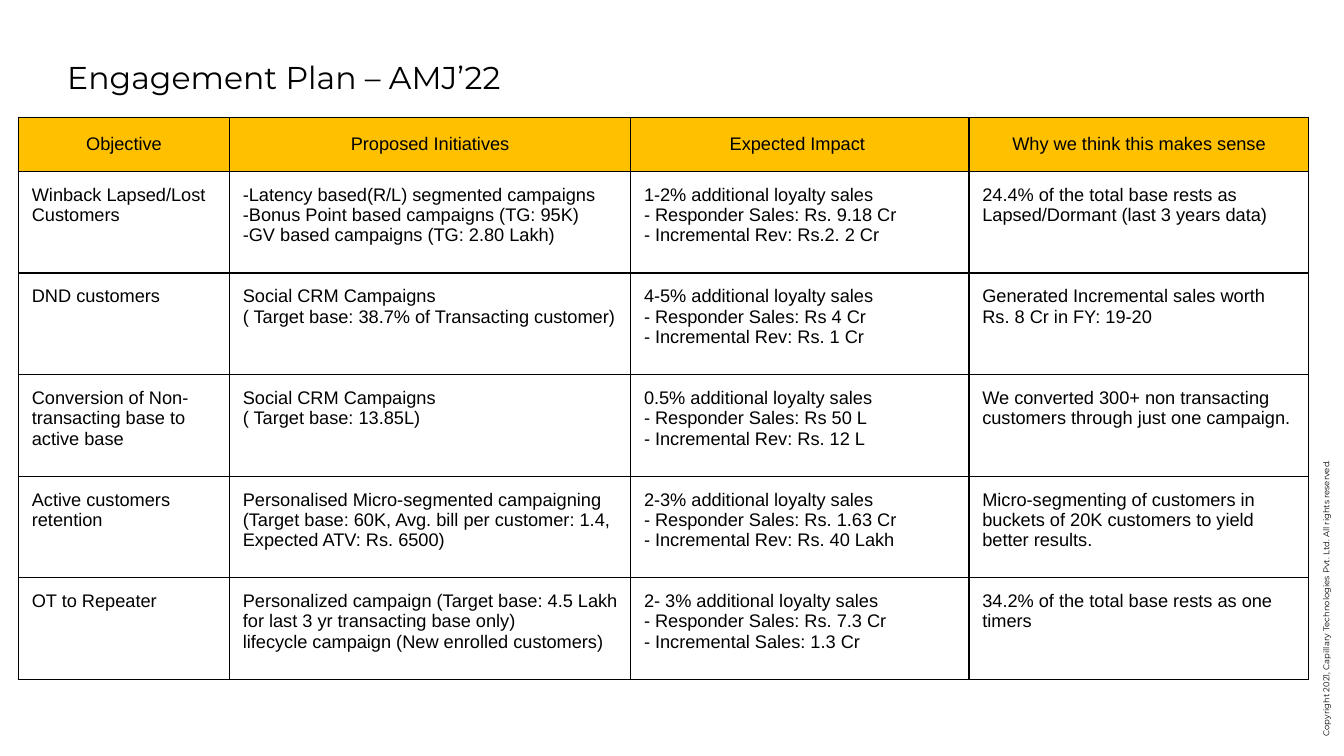
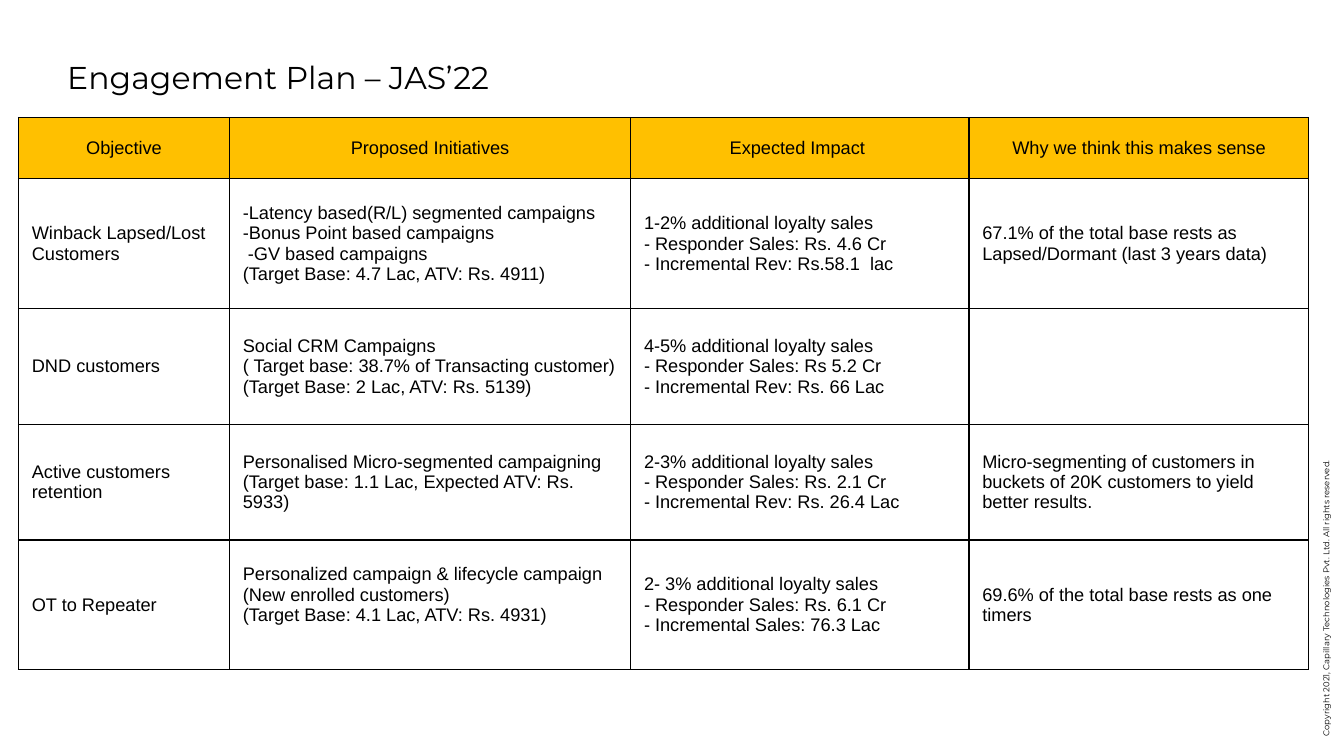
Before and after one commit to akhil-kumar-capillary/Linen-Club, a slide deck: slide 5 of Decks/LC QBR AMJ'22.pptx. Drawn at 1344x756 pixels with LibreOffice and Linux fonts; fonts in the diff are those of the drawing; background and template pictures are left out. Boxes give left, top, right and bottom in pixels: in the first picture for what was removed or moved away, otherwise in the second. Text is boxed around its words. In the diff, an @@ line names an element or a change of style, - is before the commit and + after.

```diff
--- a/Decks/LC QBR AMJ'22.pptx
+++ b/Decks/LC QBR AMJ'22.pptx
@@ title at bbox=[67, 65, 489, 96]: text changed @@
-Engagement Plan – AMJ’22
+Engagement Plan – JAS’22
@@ table at bbox=[18, 117, 1309, 669] @@
-row 2: Winback Lapsed/Lost Customers | -Latency based(R/L) segmented campaigns / -Bonus Point based campaigns (TG: 95K) / -GV based campaigns (TG: 2.80 Lakh) | 1-2% additional loyalty sales / - Responder Sales: Rs. 9.18 Cr / - Incremental Rev: Rs.2. 2 Cr | 24.4% of the total base rests as Lapsed/Dormant (last 3 years data)
-row 3: DND customers | Social CRM Campaigns / ( Target base: 38.7% of Transacting customer) | 4-5% additional loyalty sales / - Responder Sales: Rs 4 Cr / - Incremental Rev: Rs. 1 Cr | Generated Incremental sales worth Rs. 8 Cr in FY: 19-20
-row 4: Conversion of Non-transacting base to active base | Social CRM Campaigns / ( Target base: 13.85L) | 0.5% additional loyalty sales - Responder Sales: Rs 50 L / - Incremental Rev: Rs. 12 L | We converted 300+ non transacting customers through just one campaign.
-row 5: Active customers retention | Personalised Micro-segmented campaigning (Target base: 60K, Avg. bill per customer: 1.4, Expected ATV: Rs. 6500) | 2-3% additional loyalty sales / - Responder Sales: Rs. 1.63 Cr / - Incremental Rev: Rs. 40 Lakh | Micro-segmenting of customers in buckets of 20K customers to yield better results.
-row 6: OT to Repeater | Personalized campaign (Target base: 4.5 Lakh for last 3 yr transacting base only) lifecycle campaign (New enrolled customers) | 2- 3% additional loyalty sales / - Responder Sales: Rs. 7.3 Cr / - Incremental Sales: 1.3 Cr | 34.2% of the total base rests as one timers
+row 2: Winback Lapsed/Lost Customers | -Latency based(R/L) segmented campaigns / -Bonus Point based campaigns / -GV based campaigns / (Target Base: 4.7 Lac, ATV: Rs. 4911) | 1-2% additional loyalty sales / - Responder Sales: Rs. 4.6 Cr / - Incremental Rev: Rs.58.1 lac | 67.1% of the total base rests as Lapsed/Dormant (last 3 years data)
+row 3: DND customers | Social CRM Campaigns / ( Target base: 38.7% of Transacting customer) / (Target Base: 2 Lac, ATV: Rs. 5139) | 4-5% additional loyalty sales / - Responder Sales: Rs 5.2 Cr / - Incremental Rev: Rs. 66 Lac | 
+row 4: Active customers retention | Personalised Micro-segmented campaigning (Target base: 1.1 Lac, Expected ATV: Rs. 5933) | 2-3% additional loyalty sales / - Responder Sales: Rs. 2.1 Cr / - Incremental Rev: Rs. 26.4 Lac | Micro-segmenting of customers in buckets of 20K customers to yield better results.
+row 5: OT to Repeater | Personalized campaign & lifecycle campaign (New enrolled customers) / (Target Base: 4.1 Lac, ATV: Rs. 4931) | 2- 3% additional loyalty sales / - Responder Sales: Rs. 6.1 Cr / - Incremental Sales: 76.3 Lac | 69.6% of the total base rests as one timers
```
Also in this commit, not shown: 7 other slides changed, 1 other file.
